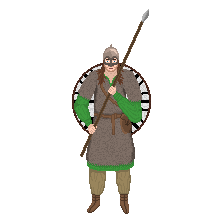
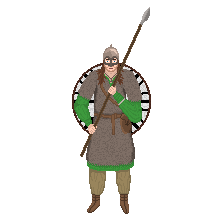
Comparing the layer stacks of the two (220, 220) images. Changes:
painted on "Background" over [104, 7, 150, 106]
